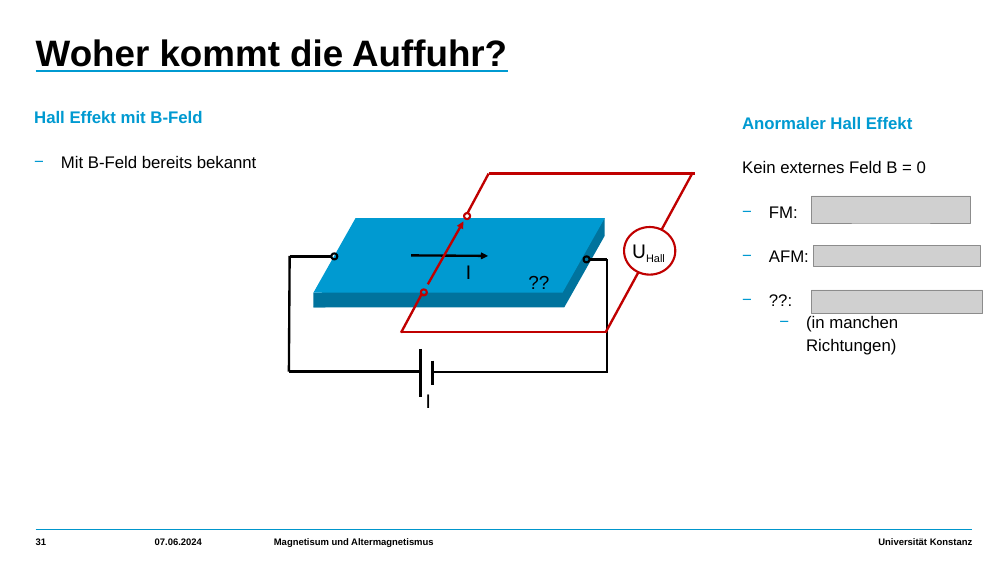
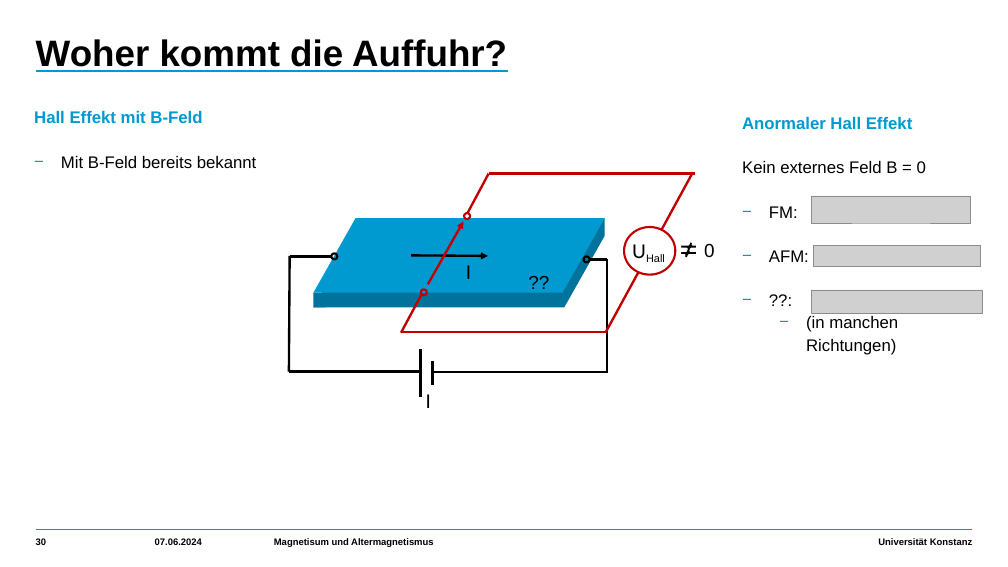
Before and after one commit to HolykingJulex/EstimateSeminar, a slide deck: slide 30 of Vortrag.pptx (slide 31 before the commit). Drawn at 1008x567 pixels with LibreOffice and Linux fonts; fonts in the diff are those of the drawing; grey boxes stand for pictures. Boxes give left, top, right and bottom in pixels: in the first picture for what was removed or moved away, otherwise in the second. Text is boxed around its words. In the diff, an @@ line names an element or a change of style, - is before the commit and + after.

```diff
--- a/Vortrag.pptx
+++ b/Vortrag.pptx
@@ math not equal added at (677,241,700,259), fill #000000, outline #FFFFFF 2 pt @@
@@ text added at (704,243,715,257), 18 pt, text #000000 @@
+0
@@ page number at (36,538,47,545): text changed @@
-31
+30
```
Also in this commit, not shown: 35 other slides changed, 3 slides added, 4 slides removed, 3 other files.
